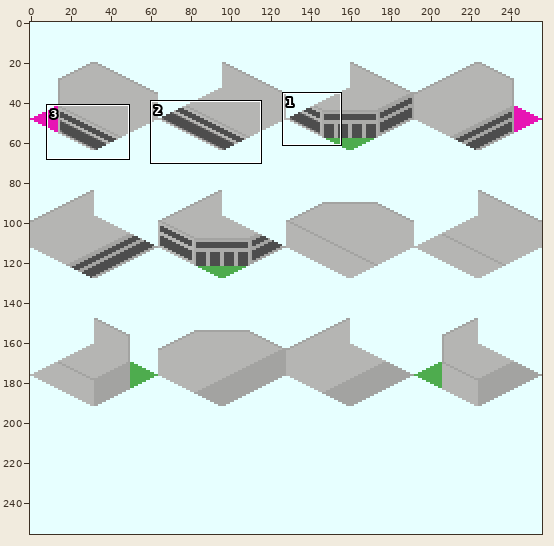
Two states of a sprite sheet, source/png/Simple_Station_MainStation-1.png. Above, an overview of the earlier version with the close-up marked.
Close-up. Before the edit:
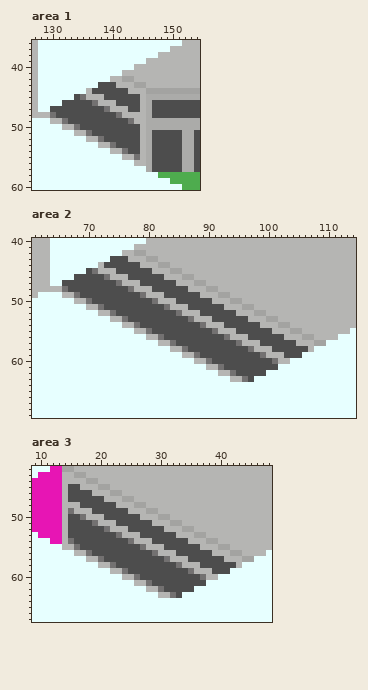
The file is 256x256 pixels. Colours within 5 levels of each other are drawn and written as one. Shown: area 1: x 127..154, y 36..60; area 2: x 61..114, y 40..69; area 3: x 9..48, y 42..67.
Now the later version:
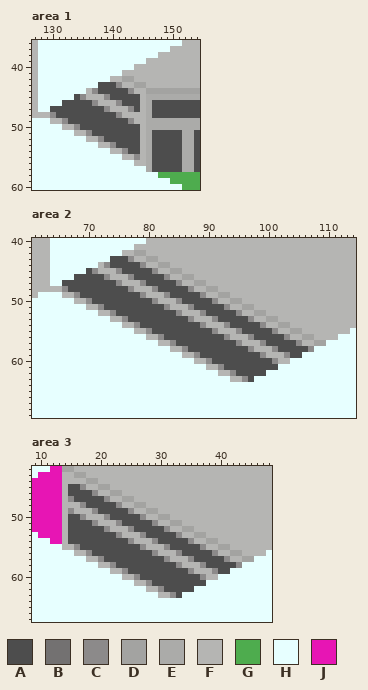
Palette (. is transparent): A #4d4d4d  B #737171  C #8c8a8a  D #a3a3a1  E #ababa9  F #b5b5b3  G #4eac4e  H #e7ffff  J #e715b4
The edit:
--- area 1
@@ x 128..146 @@
 42 HHHHHHHHHHHHFFDDFFF
-43 HHHHHHHHHHAAAFFFDDF
-44 HHHHHHHHFAAAAAAFFFD
-45 HHHHHHABFFFAAAAAAFE
-46 HHHHAAAAABFFFAAAAFE
-47 HHAAAAAAAAABFFFAAFE
-48 FFBAAAAAAAAAABFFFFE
-49 HHFFBAAAAAAAAAABFFE
-50 HHHHFFBAAAAAAAAAAFE
-51 HHHHHHFFBAAAAAAAAFE
-52 HHHHHHHHFFBAAAAAAFE
-53 HHHHHHHHHHFFBAAAAFE
-54 HHHHHHHHHHHHFFBAAFE
-55 HHHHHHHHHHHHHHFFBFE
+43 HHHHHHHHHHAAACFFDDF
+44 HHHHHHHHFCAAAAACFFD
+45 HHHHHHACFFFCAAAAAFE
+46 HHHHAAAAACFFFCAAAFE
+47 HHAAAAAAAAACFFFCAFE
+48 FFCAAAAAAAAAACFFFFE
+49 HHFFCAAAAAAAAAACFFE
+50 HHHHFFCAAAAAAAAAAFE
+51 HHHHHHFFCAAAAAAAAFE
+52 HHHHHHHHFFCAAAAAAFE
+53 HHHHHHHHHHFFCAAAAFE
+54 HHHHHHHHHHHHFFCAAFE
+55 HHHHHHHHHHHHHHFFCFE
 56 HHHHHHHHHHHHHHHHFFE
--- area 2
@@ x 61..114 @@
 42 FFFHHHHHHHHHHHHFFDDFFFFFFFFFFFFFFFFFFFFFFFFFFFFFFFFFFF
-43 FFFHHHHHHHHHHAAAFFFDDFFFFFFFFFFFFFFFFFFFFFFFFFFFFFFFFF
-44 FFFHHHHHHHHFAAAAAAFFFDDFFFFFFFFFFFFFFFFFFFFFFFFFFFFFFF
-45 FFFHHHHHHABFFFAAAAAAFFFDDFFFFFFFFFFFFFFFFFFFFFFFFFFFFF
-46 FFFHHHHAAAAABFFFAAAAAAFFFDDFFFFFFFFFFFFFFFFFFFFFFFFFFF
-47 FFFHHAAAAAAAAABFFFAAAAAAFFFDDFFFFFFFFFFFFFFFFFFFFFFFFF
-48 FFFFFBAAAAAAAAAABFFFAAAAAAFFFDDFFFFFFFFFFFFFFFFFFFFFFF
-49 FHHHHFFBAAAAAAAAAABFFFAAAAAAFFFDDFFFFFFFFFFFFFFFFFFFFF
-50 HHHHHHHFFBAAAAAAAAAABFFFAAAAAAFFFDDFFFFFFFFFFFFFFFFFFF
-51 HHHHHHHHHFFBAAAAAAAAAABFFFAAAAAAFFFDDFFFFFFFFFFFFFFFFF
-52 HHHHHHHHHHHFFBAAAAAAAAAABFFFAAAAAAFFFDDFFFFFFFFFFFFFFF
-53 HHHHHHHHHHHHHFFBAAAAAAAAAABFFFAAAAAAFFFDDFFFFFFFFFFFFF
-54 HHHHHHHHHHHHHHHFFBAAAAAAAAAABFFFAAAAAAFFFDDFFFFFFFFFFF
-55 HHHHHHHHHHHHHHHHHFFBAAAAAAAAAABFFFAAAAAAFFFDDFFFFFFFFH
-56 HHHHHHHHHHHHHHHHHHHFFBAAAAAAAAAABFFFAAAAAAFFFDDFFFFHHH
-57 HHHHHHHHHHHHHHHHHHHHHFFBAAAAAAAAAABFFFAAAAAAFFFDDHHHHH
-58 HHHHHHHHHHHHHHHHHHHHHHHFFBAAAAAAAAAABFFFAAAAAAFHHHHHHH
-59 HHHHHHHHHHHHHHHHHHHHHHHHHFFBAAAAAAAAAABFFFAAAHHHHHHHHH
-60 HHHHHHHHHHHHHHHHHHHHHHHHHHHFFBAAAAAAAAAABFFHHHHHHHHHHH
-61 HHHHHHHHHHHHHHHHHHHHHHHHHHHHHFFBAAAAAAAAAHHHHHHHHHHHHH
-62 HHHHHHHHHHHHHHHHHHHHHHHHHHHHHHHFFBAAAAAHHHHHHHHHHHHHHH
-63 HHHHHHHHHHHHHHHHHHHHHHHHHHHHHHHHHFFBAHHHHHHHHHHHHHHHHH
+43 FFFHHHHHHHHHHAAACFFDDFFFFFFFFFFFFFFFFFFFFFFFFFFFFFFFFF
+44 FFFHHHHHHHHFCAAAAACFFDDFFFFFFFFFFFFFFFFFFFFFFFFFFFFFFF
+45 FFFHHHHHHACFFFCAAAAACFFDDFFFFFFFFFFFFFFFFFFFFFFFFFFFFF
+46 FFFHHHHAAAAACFFFCAAAAACFFDDFFFFFFFFFFFFFFFFFFFFFFFFFFF
+47 FFFHHAAAAAAAAACFFFCAAAAACFFDDFFFFFFFFFFFFFFFFFFFFFFFFF
+48 FFFFFCAAAAAAAAAACFFFCAAAAACFFDDFFFFFFFFFFFFFFFFFFFFFFF
+49 FHHHHFFCAAAAAAAAAACFFFCAAAAACFFDDFFFFFFFFFFFFFFFFFFFFF
+50 HHHHHHHFFCAAAAAAAAAACFFFCAAAAACFFDDFFFFFFFFFFFFFFFFFFF
+51 HHHHHHHHHFFCAAAAAAAAAACFFFCAAAAACFFDDFFFFFFFFFFFFFFFFF
+52 HHHHHHHHHHHFFCAAAAAAAAAACFFFCAAAAACFFDDFFFFFFFFFFFFFFF
+53 HHHHHHHHHHHHHFFCAAAAAAAAAACFFFCAAAAACFFDDFFFFFFFFFFFFF
+54 HHHHHHHHHHHHHHHFFCAAAAAAAAAACFFFCAAAAACFFDDFFFFFFFFFFF
+55 HHHHHHHHHHHHHHHHHFFCAAAAAAAAAACFFFCAAAAACFFDDFFFFFFFFH
+56 HHHHHHHHHHHHHHHHHHHFFCAAAAAAAAAACFFFCAAAAACFFDDFFFFHHH
+57 HHHHHHHHHHHHHHHHHHHHHFFCAAAAAAAAAACFFFCAAAAACFFDDHHHHH
+58 HHHHHHHHHHHHHHHHHHHHHHHFFCAAAAAAAAAACFFFCAAAAACHHHHHHH
+59 HHHHHHHHHHHHHHHHHHHHHHHHHFFCAAAAAAAAAACFFFCAAHHHHHHHHH
+60 HHHHHHHHHHHHHHHHHHHHHHHHHHHFFCAAAAAAAAAACFFHHHHHHHHHHH
+61 HHHHHHHHHHHHHHHHHHHHHHHHHHHHHFFCAAAAAAAAAHHHHHHHHHHHHH
+62 HHHHHHHHHHHHHHHHHHHHHHHHHHHHHHHFFCAAAAAHHHHHHHHHHHHHHH
+63 HHHHHHHHHHHHHHHHHHHHHHHHHHHHHHHHHFFCAHHHHHHHHHHHHHHHHH
 64 HHHHHHHHHHHHHHHHHHHHHHHHHHHHHHHHHHHHHHHHHHHHHHHHHHHHHH
--- area 3
@@ x 9..48 @@
 44 JJJJJFFFFDDFFFFFFFFFFFFFFFFFFFFFFFFFFFFF
-45 JJJJJFAAFFFDDFFFFFFFFFFFFFFFFFFFFFFFFFFF
-46 JJJJJFAAAAFFFDDFFFFFFFFFFFFFFFFFFFFFFFFF
-47 JJJJJFAAAAAAFFFDDFFFFFFFFFFFFFFFFFFFFFFF
-48 JJJJJFFFAAAAAAFFFDDFFFFFFFFFFFFFFFFFFFFF
-49 JJJJJFBFFFAAAAAAFFFDDFFFFFFFFFFFFFFFFFFF
-50 JJJJJFAABFFFAAAAAAFFFDDFFFFFFFFFFFFFFFFF
-51 JJJJJFAAAABFFFAAAAAAFFFDDFFFFFFFFFFFFFFF
-52 JJJJJFAAAAAABFFFAAAAAAFFFDDFFFFFFFFFFFFF
-53 HJJJJFAAAAAAAABFFFAAAAAAFFFDDFFFFFFFFFFF
-54 HHHJJFBAAAAAAAAABFFFAAAAAAFFFDDFFFFFFFFF
-55 HHHHHFFBAAAAAAAAAABFFFAAAAAAFFFDDFFFFFFF
-56 HHHHHHHFFBAAAAAAAAAABFFFAAAAAAFFFDDFFFFH
-57 HHHHHHHHHFFBAAAAAAAAAABFFFAAAAAAFFFDDHHH
-58 HHHHHHHHHHHFFBAAAAAAAAAABFFFAAAAAAFHHHHH
-59 HHHHHHHHHHHHHFFBAAAAAAAAAABFFFAAAHHHHHHH
-60 HHHHHHHHHHHHHHHFFBAAAAAAAAAABFFHHHHHHHHH
-61 HHHHHHHHHHHHHHHHHFFBAAAAAAAAAHHHHHHHHHHH
-62 HHHHHHHHHHHHHHHHHHHFFBAAAAAHHHHHHHHHHHHH
-63 HHHHHHHHHHHHHHHHHHHHHFFBAHHHHHHHHHHHHHHH
+45 JJJJJFAACFFDDFFFFFFFFFFFFFFFFFFFFFFFFFFF
+46 JJJJJFAAAACFFDDFFFFFFFFFFFFFFFFFFFFFFFFF
+47 JJJJJFCAAAAACFFDDFFFFFFFFFFFFFFFFFFFFFFF
+48 JJJJJFFFCAAAAACFFDDFFFFFFFFFFFFFFFFFFFFF
+49 JJJJJFCFFFCAAAAACFFDDFFFFFFFFFFFFFFFFFFF
+50 JJJJJFAACFFFCAAAAACFFDDFFFFFFFFFFFFFFFFF
+51 JJJJJFAAAACFFFCAAAAACFFDDFFFFFFFFFFFFFFF
+52 JJJJJFAAAAAACFFFCAAAAACFFDDFFFFFFFFFFFFF
+53 HJJJJFAAAAAAAACFFFCAAAAACFFDDFFFFFFFFFFF
+54 HHHJJFAAAAAAAAAACFFFCAAAAACFFDDFFFFFFFFF
+55 HHHHHFFCAAAAAAAAAACFFFCAAAAACFFDDFFFFFFF
+56 HHHHHHHFFCAAAAAAAAAACFFFCAAAAACFFDDFFFFH
+57 HHHHHHHHHFFCAAAAAAAAAACFFFCAAAAACFFDDHHH
+58 HHHHHHHHHHHFFCAAAAAAAAAACFFFCAAAAACHHHHH
+59 HHHHHHHHHHHHHFFCAAAAAAAAAACFFFCAAHHHHHHH
+60 HHHHHHHHHHHHHHHFFCAAAAAAAAAACFFHHHHHHHHH
+61 HHHHHHHHHHHHHHHHHFFCAAAAAAAAAHHHHHHHHHHH
+62 HHHHHHHHHHHHHHHHHHHFFCAAAAAHHHHHHHHHHHHH
+63 HHHHHHHHHHHHHHHHHHHHHFFCAHHHHHHHHHHHHHHH
 64 HHHHHHHHHHHHHHHHHHHHHHHHHHHHHHHHHHHHHHHH
Where, in picture pixels (left, top, right, bottom), the same in both close-ups:
changed: (50, 82, 140, 160)
changed: (62, 256, 314, 382)
changed: (68, 484, 242, 598)
